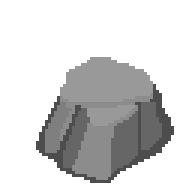
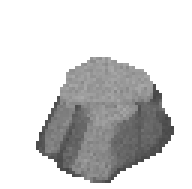
Layered file, before and after one edit (w=192, h=189). Changes by layer:
renamed "decoration_rock_2.png" to "rock_4.png", painted on it over bbox(39, 57, 174, 183)
